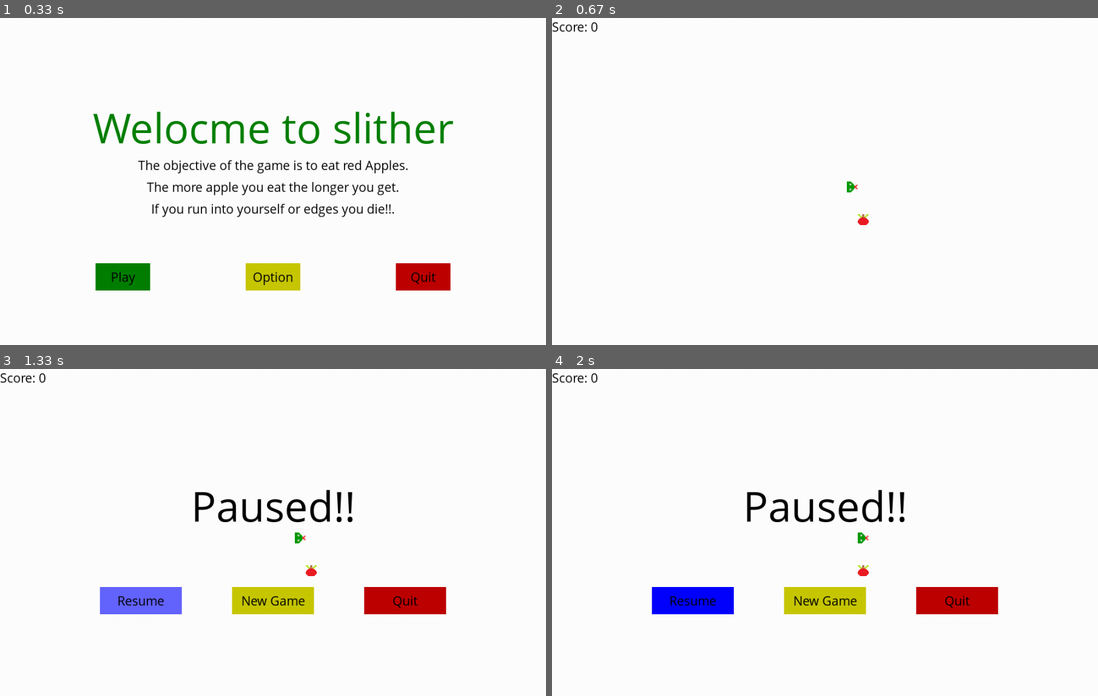
Above: before the commit, frames 1-4 (two rows, left to right).
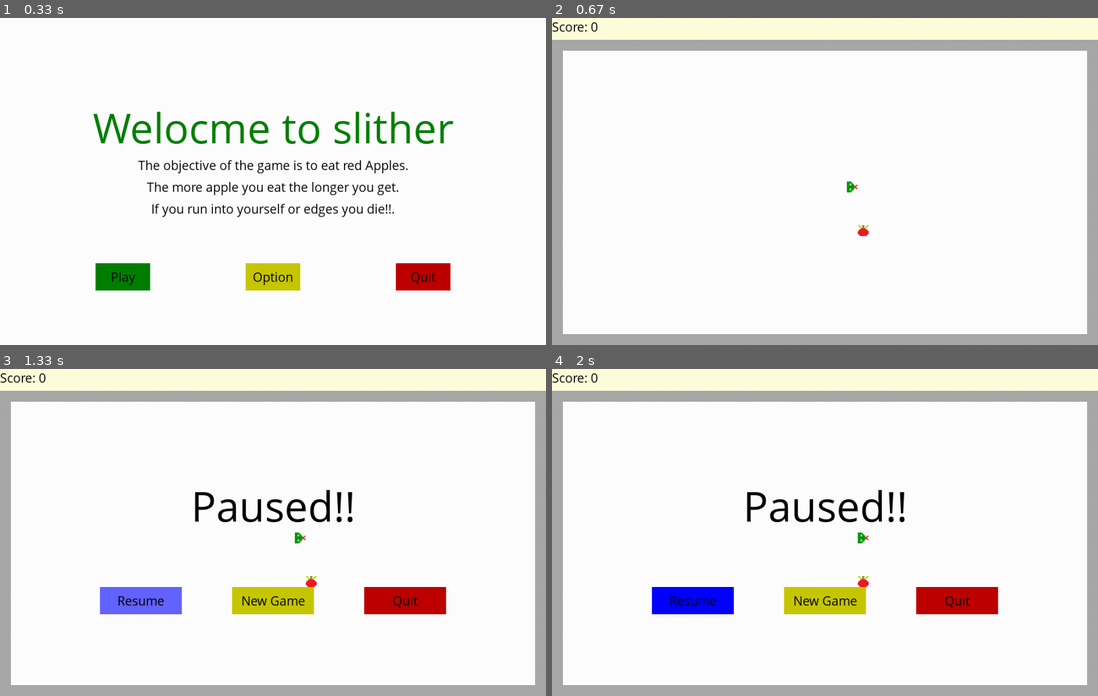
Above: after the commit, the same moments.

Repository: RIPTIDEKING/Snake_Pygame
Game: pygame game, started from MainGame.py
Same seed, same stepped clock (60 frames per second), same inputs: the game is played once before the commit and once after it.
Inputs (mouse positions are in pixels of both pictures, inside the frame that each line leads up to):
- Up to frame 1 (0.33 s): no input
- Up to frame 2 (0.67 s): click "Play" at 0.4 s
- Up to frame 3 (1.33 s): hold P 0.67-1.13 s; hold Right 0.67-1.13 s; move the mouse to (251, 545) at 0.7 s; click "Resume" at 1.25 s
- Up to frame 4 (2 s): hold P 1.5-1.97 s; hold Right 1.5-1.97 s; move the mouse to (693, 535) at 1.53 s

Frame 1 is identical in both runs. In frame 2, 17% of the frame differs, in the area x 0-100%, y 0-100%; in frame 3, 17%; in frame 4, 17%.

Commit message:
level Mode Collision detection start

Diff:
--- a/MainGame.py
+++ b/MainGame.py
@@ -48,38 +48,12 @@
 
 def gameLoop():
 
-    # randAppArgs = {'countApple':0,'randAppleX':0,'randAppleY':0}
-    # randA2Args = {'randAppleX2':0,'randAppleY2':0}
-    # randAsArgs = {'randAppleXSpecial':0,'randAppleYSpecial':0}
-
-    # direction = "Right"
-    # gameExit = False
-    # gameOver = False
-
-    # randomApple([],randAppArgs)
-
-    # lead_x = display_width/2
-    # lead_y = display_height/2
-    # lead_x_change = MovementSpeed
-    # lead_y_change = 0
-
-    # appleEnable = True
-    # apple2Enable = False
-    # appleSpecialEnable = False
-
-    # tempCountA2 = 0
-    # tempCountAS = 0
-
-    # last_btn = 0
-
-    # snakeList = []
-    # snake_length = 1
-
     gameExit = [False]
-    orgMode = orgMod(gameDisplay,gameLoop,gameExit)
+    orgMode = levelMod(gameDisplay,gameLoop,gameExit)
     while not gameExit[0] :
         orgMode.updateOriginal()
         clock.tick(FPS)
+
     quit()
 
 game_intro()
--- a/apple.py
+++ b/apple.py
@@ -2,40 +2,58 @@
 
 from resorces_basic import *
 
-def randomApple(ls,randAppArgs):
+def randomApple(fLs,randAppArgs,extrals = []):
     randAppArgs['countApple'] += 1
     rAx = 0
     rAy = 0
-    rAx = round(random.randrange(0,display_width-block_size,block_size)/block_size)*block_size
-    rAy = round(random.randrange(0,display_height-block_size,block_size)/block_size)*block_size
-    for snakePart in ls:
+    rAx = random.randrange(0,display_width-block_size,block_size)
+    rAy = random.randrange(40,display_height-block_size,block_size)
+    for snakePart in fLs:
         if rAx == snakePart[0] and rAy == snakePart[1]:
-            randomApple(ls,randAppArgs)
-            print(len(ls))
+            randomApple(fLs,randAppArgs,extrals)
+            print("snake:",rAx,rAy)
             return
+    if checkBigRect(extrals,rAx,rAy):
+        randomApple(fLs,randAppArgs,extrals)
+        print("rect:",rAx,rAy)
+        print("extrals:",extrals)
+        return
     randAppArgs['randAppleX'] = rAx
     randAppArgs['randAppleY'] = rAy
 
-def randomApple2(ls,randA2Args):
+def randomApple2(fLs,randA2Args,extrals = []):
     rAx = 0
     rAy = 0
-    rAx = round(random.randrange(0,display_width-block_size,block_size)/block_size)*block_size
-    rAy = round(random.randrange(0,display_height-block_size,block_size)/block_size)*block_size
-    for snakePart in ls:
+    rAx = random.randrange(0,display_width-block_size,block_size)
+    rAy = random.randrange(0,display_height-block_size,block_size)
+    for snakePart in fLs:
         if rAx == snakePart[0] and rAy == snakePart[1]:
-            randomApple2(ls,randA2Args)
+            randomApple2(fLs,randA2Args,extrals)
             return
+    if checkBigRect(extrals,rAx,rAy):
+        randomApple2(fLs,randA2Args,extrals)
+        return
     randA2Args['randAppleX2'] = rAx
     randA2Args['randAppleY2'] = rAy
 
-def randomAppleSpecial(ls,randAsArgs):
+def randomAppleSpecial(fLs,randAsArgs,extrals=[]):
     rAx = 0
     rAy = 0
-    rAx = round(random.randrange(0,display_width-block_size,block_size)/block_size)*block_size
-    rAy = round(random.randrange(0,display_height-block_size,block_size)/block_size)*block_size
-    for snakePart in ls:
+    rAx = random.randrange(0,display_width-block_size,block_size)
+    rAy = random.randrange(0,display_height-block_size,block_size)
+    for snakePart in fLs:
         if rAx == snakePart[0] and rAy == snakePart[1]:
-            randomAppleSpecial(ls,randAsArgs)
+            randomAppleSpecial(fLs,randAsArgs,extrals)
             return
+    if checkBigRect(extrals,rAx,rAy):
+        randomAppleSpecial(fLs,randAsArgs,extrals)
+        return
     randAsArgs['randAppleXSpecial'] = rAx
     randAsArgs['randAppleYSpecial'] = rAy
+
+def checkBigRect(rectInfo,rAx,rAy):
+    for element in rectInfo:
+        if element[0]+element[2] > rAx >= element[0]:
+            if element[1]+element[3] > rAy >= element[1]:
+                return True
+    return False
--- a/mods.py
+++ b/mods.py
@@ -11,6 +11,7 @@
         self.gameDisplay = gameDisplay
         self.gameExit = gameExit
 
+        pygame.draw.rect(gameDisplay,red,[0,0,20,20])
         self.snakeList = []
         self.snake_length = 1
         self.randAppArgs = {'countApple':0,'randAppleX':0,'randAppleY':0}
@@ -20,7 +21,7 @@
         self.direction = "Right"
         self.gameOver = False
 
-        randomApple([],self.randAppArgs)
+        self.randomAppleStart()
 
         self.lead_x = display_width/2
         self.lead_y = display_height/2
@@ -35,63 +36,29 @@
         self.tempCountAS = 0
 
         self.last_btn = 0
-
+        self.score = 0
 
         self.newGameBtn = Button(gameDisplay,blue,"New Game",223,330,150,50,newGame,[gameLoop],fade = 100)
         self.quitBtn = Button(gameDisplay,red,"Quit",627,330,150,50,onC_quit)
 
+    def randomAppleStart(self):
+        randomApple([],self.randAppArgs)
+
     def updateOriginal(self):
-        score = int((self.snake_length-1))
-        while self.gameOver:
-            self.gameDisplay.fill(white)
-            message_to_screen(self.gameDisplay,"Game Over!!!",red,y_displace = -50,size = "medium")
-            message_to_screen(self.gameDisplay,"Your Score: {}".format(score),blue)
-
-            self.newGameBtn.drawBtn()
-            self.quitBtn.drawBtn()
-            pygame.display.update()
-
-            for event in pygame.event.get() :
-
-                if event.type == pygame.QUIT:
-                        self.gameExit = [True]
-                        self.gameOver = False
-
-        for event in pygame.event.get():
-
-            if event.type == pygame.QUIT:
-                self.gameExit = [True]
-            if event.type == pygame.KEYDOWN:
-
-                if event.key == pygame.K_p:
-                    self.pause()
-                elif event.key == pygame.K_LEFT and  self.lead_x_change == 0:
-                    self.lead_x_change = -MovementSpeed
-                    self.lead_y_change = 0
-                    self.direction = "Left"
-                    break
-                elif event.key == pygame.K_RIGHT and self.lead_x_change == 0:
-                    self.lead_x_change = MovementSpeed
-                    self.lead_y_change = 0
-                    self.direction = "Right"
-                    break
-                elif event.key == pygame.K_UP and self.lead_y_change == 0:
-                    self.lead_y_change = -MovementSpeed
-                    self.lead_x_change = 0
-                    self.direction = "Up"
-                    break
-                elif event.key == pygame.K_DOWN and self.lead_y_change == 0:
-                    self.lead_y_change = MovementSpeed
-                    self.lead_x_change = 0
-                    self.direction = "Down"
-                    break
-        if self.lead_x >= display_width or self.lead_y >= display_height or self.lead_x < 0 or self.lead_y < 0:
-            self.gameOver = [True]
+        self.score = int((self.snake_length-1))
+
+        self.orgGameOver()
+
+        self.controls()
 
         self.lead_y += self.lead_y_change
         self.lead_x += self.lead_x_change
 
+        self.boundaryCondition()
+
         self.gameDisplay.fill(white)
+        pygame.draw.rect(self.gameDisplay,l_yellow,[0,0,1000,40])
+        self.drawLevel()
 
         self.gameDisplay.blit(appleMain,(self.randAppArgs['randAppleX'],self.randAppArgs['randAppleY']))
         if self.apple2Enable:
@@ -112,19 +79,13 @@
                 self.gameOver = True
 
         snake(self.gameDisplay,self.snakeList,imgHead,darkGreen,self.direction,block_size)
-        scoreDisplay(self.gameDisplay,score)
+        scoreDisplay(self.gameDisplay,self.score)
 
         pygame.display.update()
 
         if self.lead_x == self.randAppArgs['randAppleX'] and self.lead_y == self.randAppArgs['randAppleY']:
             self.snake_length += 1
-            randomApple(self.snakeList,self.randAppArgs)
-            if self.randAppArgs['countApple']%5 == 0:
-                randomApple2(self.snakeList,self.randA2Args)
-                self.apple2Enable = True
-            if self.randAppArgs['countApple']%10 == 0:
-                randomAppleSpecial(self.snakeList,self.randAsArgs)
-                self.appleSpecialEnable = True
+            self.newAppleLogic()
 
         if self.lead_x == self.randA2Args['randAppleX2'] and self.lead_y == self.randA2Args['randAppleY2'] and self.apple2Enable:
             self.snake_length += 2
@@ -166,3 +127,107 @@
             newBtn.drawBtn()
             pygame.display.update()
             clock.tick(20)
+
+    def boundaryCondition(self):
+        if self.lead_x >= display_width or self.lead_y >= display_height or self.lead_x < 0 or self.lead_y < 0:
+            self.gameOver = [True]
+
+    def orgGameOver(self):
+        while self.gameOver:
+            self.gameDisplay.fill(white)
+            message_to_screen(self.gameDisplay,"Game Over!!!",red,y_displace = -50,size = "medium")
+            message_to_screen(self.gameDisplay,"Your Score: {}".format(self.score),blue)
+
+            self.newGameBtn.drawBtn()
+            self.quitBtn.drawBtn()
+            pygame.display.update()
+
+            for event in pygame.event.get() :
+
+                if event.type == pygame.QUIT:
+                        self.gameExit[0] = True
+                        self.gameOver = False
+
+    def controls(self):
+        for event in pygame.event.get():
+
+            if event.type == pygame.QUIT:
+                self.gameExit[0] = True
+            if event.type == pygame.KEYDOWN:
+
+                if event.key == pygame.K_p:
+                    self.pause()
+                elif event.key == pygame.K_LEFT and  self.lead_x_change == 0:
+                    self.lead_x_change = -MovementSpeed
+                    self.lead_y_change = 0
+                    self.direction = "Left"
+                    break
+                elif event.key == pygame.K_RIGHT and self.lead_x_change == 0:
+                    self.lead_x_change = MovementSpeed
+                    self.lead_y_change = 0
+                    self.direction = "Right"
+                    break
+                elif event.key == pygame.K_UP and self.lead_y_change == 0:
+                    self.lead_y_change = -MovementSpeed
+                    self.lead_x_change = 0
+                    self.direction = "Up"
+                    break
+                elif event.key == pygame.K_DOWN and self.lead_y_change == 0:
+                    self.lead_y_change = MovementSpeed
+                    self.lead_x_change = 0
+                    self.direction = "Down"
+                    break
+
+    def newAppleLogic(self):
+        randomApple(self.snakeList,self.randAppArgs)
+        if self.randAppArgs['countApple']%5 == 0:
+            randomApple2(self.snakeList,self.randA2Args)
+            self.apple2Enable = True
+        if self.randAppArgs['countApple']%10 == 0:
+            randomAppleSpecial(self.snakeList,self.randAsArgs)
+            self.appleSpecialEnable = True
+
+    def drawLevel(self):
+        pass
+
+class orgModS(orgMod):
+
+    def boundaryCondition(self):
+        if self.lead_x >=  display_width:
+            self.lead_x = 0
+        elif self.lead_y >= display_height:
+            self.lead_y = 40
+        elif self.lead_x < 0:
+            self.lead_x = display_width-20
+        elif self.lead_y < 40:
+            self.lead_y = display_height-20
+
+class levelMod(orgModS):
+
+    def __init__(self,gameDisplay,gameLoop,gameExit):
+        self.level = 2
+        self.rectInfo = [
+            [],
+            [[0,40,1000,20],[0,60,20,540],[980,60,20,540],[20,580,960,20]]
+        ]
+        super().__init__(gameDisplay,gameLoop,gameExit)
+
+
+    def randomAppleStart(self):
+        randomApple([],self.randAppArgs,self.rectInfo[self.level-1])
+
+    def drawLevel(self):
+        for recNo in self.rectInfo[self.level-1]:
+            pygame.draw.rect(self.gameDisplay,grey,recNo)
+
+    def newAppleLogic(self):
+        randomApple(self.snakeList,self.randAppArgs,self.rectInfo[self.level-1])
+        if self.randAppArgs['countApple']%5 == 0:
+            randomApple2(self.snakeList,self.randA2Args,self.rectInfo[self.level-1])
+            self.apple2Enable = True
+        if self.randAppArgs['countApple']%10 == 0:
+            randomAppleSpecial(self.snakeList,self.randAsArgs,self.rectInfo[self.level-1])
+            self.appleSpecialEnable = True
+
+    def borderCondition(self):
+        super().borderCondition()
--- a/resorces_basic.py
+++ b/resorces_basic.py
@@ -11,6 +11,8 @@
 red = (190,0,0)
 green = (0,128,0)
 yellow = (200,200,0)
+l_yellow = (255,255,220)
+grey = (169,169,169)
 l_green = (0,255,0)
 darkGreen = (0,155,0)
 blue = (0,0,255)
--- a/tet.py
+++ b/tet.py
@@ -1,8 +1,13 @@
-class t:
-    def __init__(self, ls):
-        self.ls = ls
-        self.ls[1] = 5
+def checkBigRect(rectInfo,rAx,rAy):
+    for element in rectInfo:
+        if (element[0]+element[2]) > rAx >= element[0]:
+            if (element[1]+element[3]) > rAy >= element[1]:
+                return True
+        print(element[0]+element[2],element[0])
+        print(element[1]+element[3],element[1])
+    return False
 
-ls = [0,1]
-tt = t(ls)
-print(ls)
+rectInfo = [[0,40,1000,20],[0,60,20,540],[980,60,20,540],[20,580,960,20]]
+rAx = 0
+rAy = 320
+print(checkBigRect(rectInfo,rAx,rAy))
